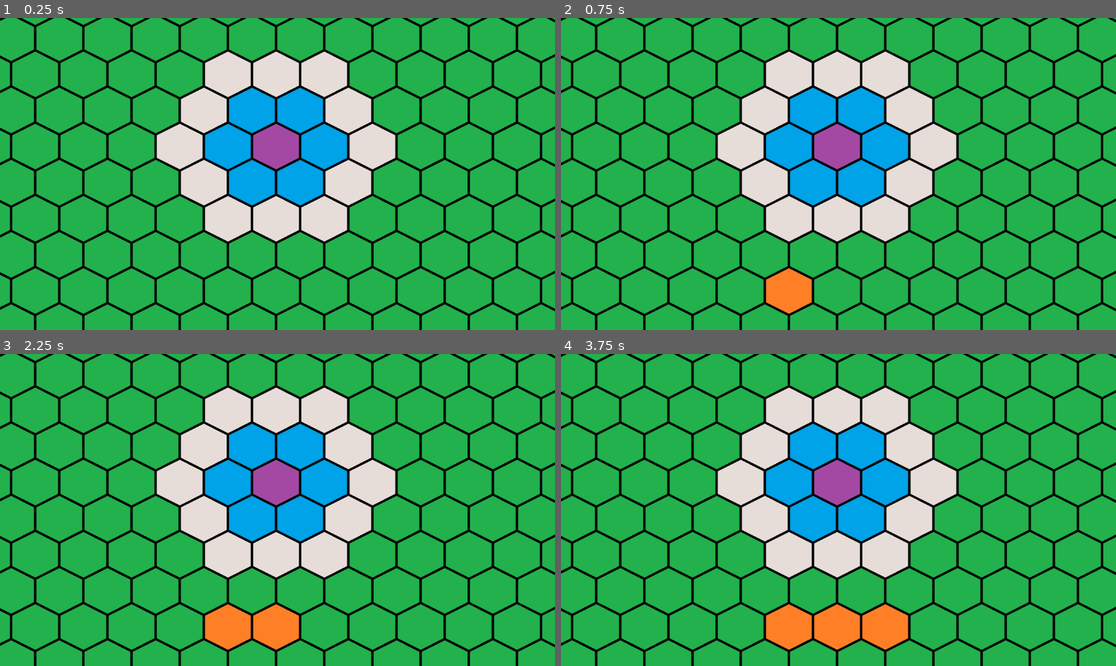
Above: before the commit, frames 1-4 (two rows, left to right).
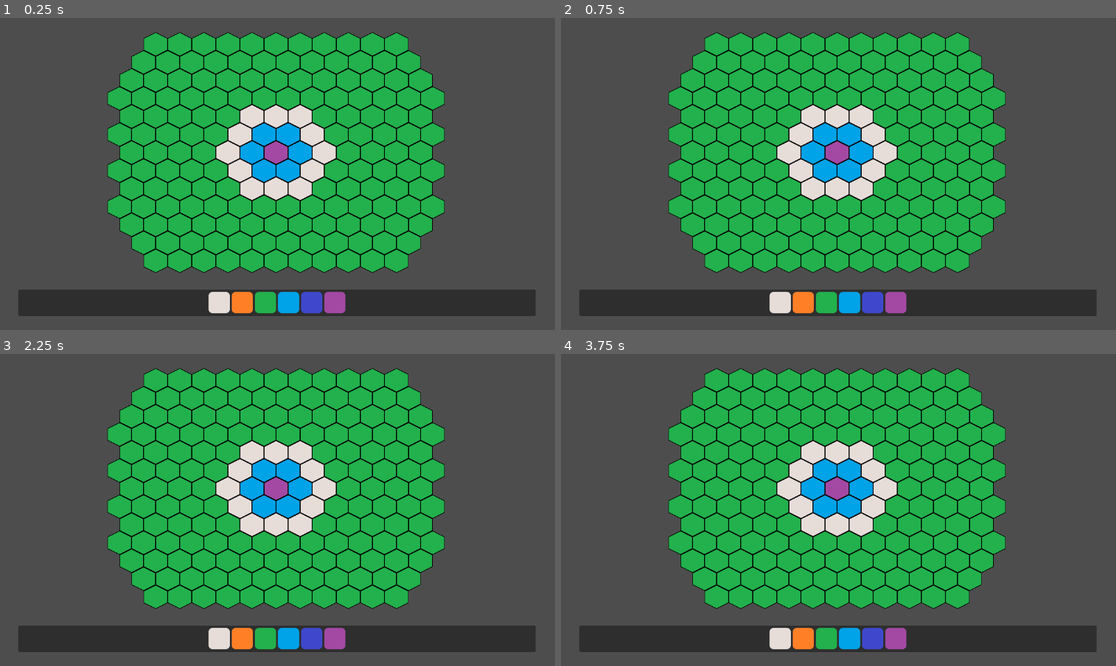
Above: after the commit, the same moments.

Repository: Er1ckD1az/VampireSurvivors-TowerDefense
Game: Godot game, scene res://root.tscn
The game is run twice, just before and just after one commit, with the same random seed, the same clock (stepped at 60 frames per second) and the same inputs.
Inputs (mouse positions are in pixels of both pictures, inside the frame that each line leads up to):
- Up to frame 1 (0.25 s): no input
- Up to frame 2 (0.75 s): click (777, 301) at 0.52 s
- Up to frame 3 (2.25 s): click (244, 637) at 1.27 s; click (266, 637) at 2.02 s
- Up to frame 4 (3.75 s): click (849, 637) at 2.77 s; click (871, 637) at 3.52 s

The runs differ from the first frame. In frame 1, 81% of the frame differs, in the area x 0-100%, y 0-100%; in frame 2, 81%; in frame 3, 82%; in frame 4, 82%.

Commit message:
tile picker ui

Diff:
--- /dev/null
+++ b/UIbuildingSelector.gd
@@ -0,0 +1,48 @@
+extends PanelContainer
+
+signal setBuilding(buildingID: int)
+
+@onready var container: HBoxContainer = $CenterContainer/HBoxContainer
+var options : Array[int] = [0,1,2,3,4,5]
+
+var ColorOptions : Array[Color] = [
+	Color("#e6ddd9"),
+	Color("#ff7f27"),
+	Color("#22b14c"),
+	Color("#00a2e8"),
+	Color("#3f48cc"),
+	Color("#a349a4"),
+]
+
+
+
+# Called when the node enters the scene tree for the first time.
+func _ready() -> void:
+	generateButtonsOfOptions()
+
+
+func generateButtonsOfOptions() -> void:
+	for o in options:
+		var button = Button.new()
+		button.custom_minimum_size = Vector2(44, 44)
+		button.focus_mode = Control.FOCUS_NONE
+		button.tooltip_text = str(o)
+
+		var style := StyleBoxFlat.new()
+		style.bg_color = ColorOptions[o]
+		style.corner_radius_top_left = 8
+		style.corner_radius_top_right = 8
+		style.corner_radius_bottom_left = 8
+		style.corner_radius_bottom_right = 8
+		button.add_theme_stylebox_override("normal", style)
+		button.add_theme_stylebox_override("hover", style)
+		button.add_theme_stylebox_override("pressed", style)
+
+
+
+		button.pressed.connect(func():
+			setBuilding.emit(o)
+
+		)
+
+		container.add_child(button)
--- a/hexMap.gd
+++ b/hexMap.gd
@@ -2,16 +2,23 @@
 
 
 @onready var map : TileMapLayer = $TileMapLayer
+@onready var uiContainer = $"../UI Layer/MainContainer"
+var selectedColor : int
+
 
 # Called when the node enters the scene tree for the first time.
 func _ready() -> void:
-	pass
+	uiContainer.setBuilding.connect(setSelectedBuilding)
+
 
 
 # Called every frame. 'delta' is the elapsed time since the previous frame.
 func _process(delta: float) -> void:
 	pass
 
+
+func setSelectedBuilding(buildingID: int) -> void:
+	selectedColor = buildingID
 
 func _unhandled_input(event: InputEvent) -> void:
 	if event is InputEventMouseButton and event.button_index == MOUSE_BUTTON_LEFT:
@@ -22,5 +29,5 @@
 
 
 		#set hex to orange for now
-		map.set_cell(hex, 4, Vector2i(1,0), 0 )
+		map.set_cell(hex, 4, Vector2i(selectedColor,0), 0 )
 		print("Clicked hex: ", hex)
--- a/root.tscn
+++ b/root.tscn
@@ -1,7 +1,8 @@
-[gd_scene load_steps=5 format=4 uid="uid://ciewnpirj5plg"]
+[gd_scene load_steps=6 format=4 uid="uid://ciewnpirj5plg"]
 
 [ext_resource type="Texture2D" uid="uid://c6d8a43anw7uy" path="res://Hexagons.png" id="1_pq8q7"]
 [ext_resource type="Script" uid="uid://dbg6wk26hbd1k" path="res://hexMap.gd" id="2_pyidc"]
+[ext_resource type="Script" uid="uid://yeeghmpnkrnw" path="res://UIbuildingSelector.gd" id="3_vvh5c"]
 
 [sub_resource type="TileSetAtlasSource" id="TileSetAtlasSource_pyidc"]
 texture = ExtResource("1_pq8q7")
@@ -25,6 +26,21 @@
 
 [node name="TileMapLayer" type="TileMapLayer" parent="Hex Grid"]
 position = Vector2(573, 292)
-scale = Vector2(0.5, 0.5)
+scale = Vector2(0.25, 0.25)
 tile_map_data = PackedByteArray("AAD/////BAAFAAAAAAAAAP//BAADAAAAAAAAAAAABAADAAAAAAD//wAABAADAAAAAAD+/wAABAAAAAAAAAD9// …(2592 unchanged characters)…
 tile_set = SubResource("TileSet_vho56")
+
+[node name="UI Layer" type="Node" parent="."]
+
+[node name="MainContainer" type="PanelContainer" parent="UI Layer"]
+offset_left = 38.0
+offset_top = 564.0
+offset_right = 1112.0
+offset_bottom = 619.0
+script = ExtResource("3_vvh5c")
+
+[node name="CenterContainer" type="CenterContainer" parent="UI Layer/MainContainer"]
+layout_mode = 2
+
+[node name="HBoxContainer" type="HBoxContainer" parent="UI Layer/MainContainer/CenterContainer"]
+layout_mode = 2
Not shown, added: UIbuildingSelector.gd.uid
